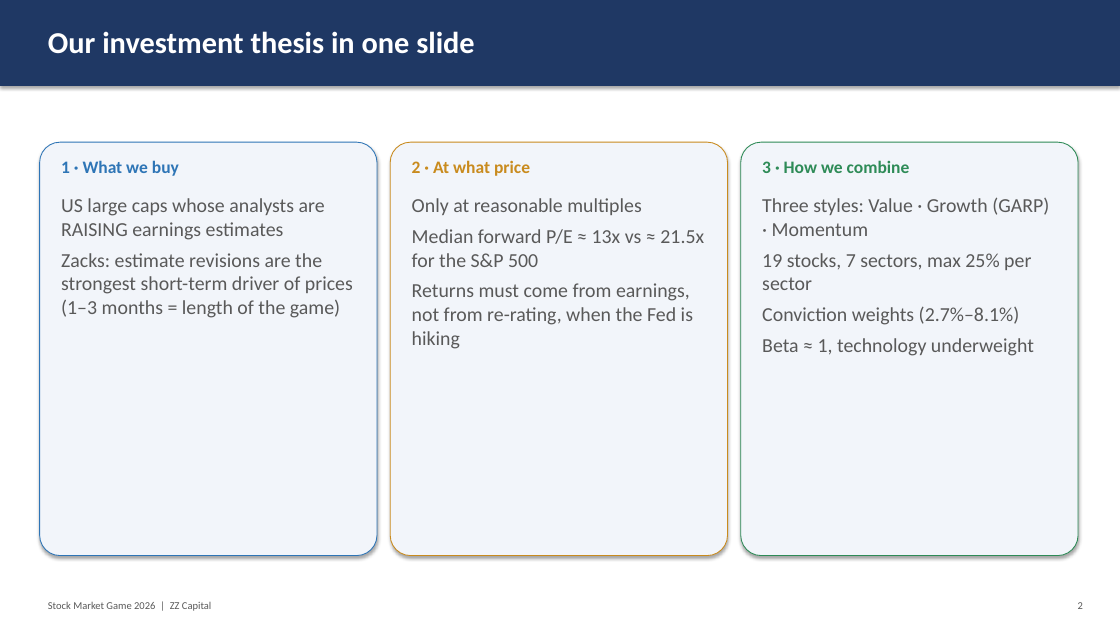
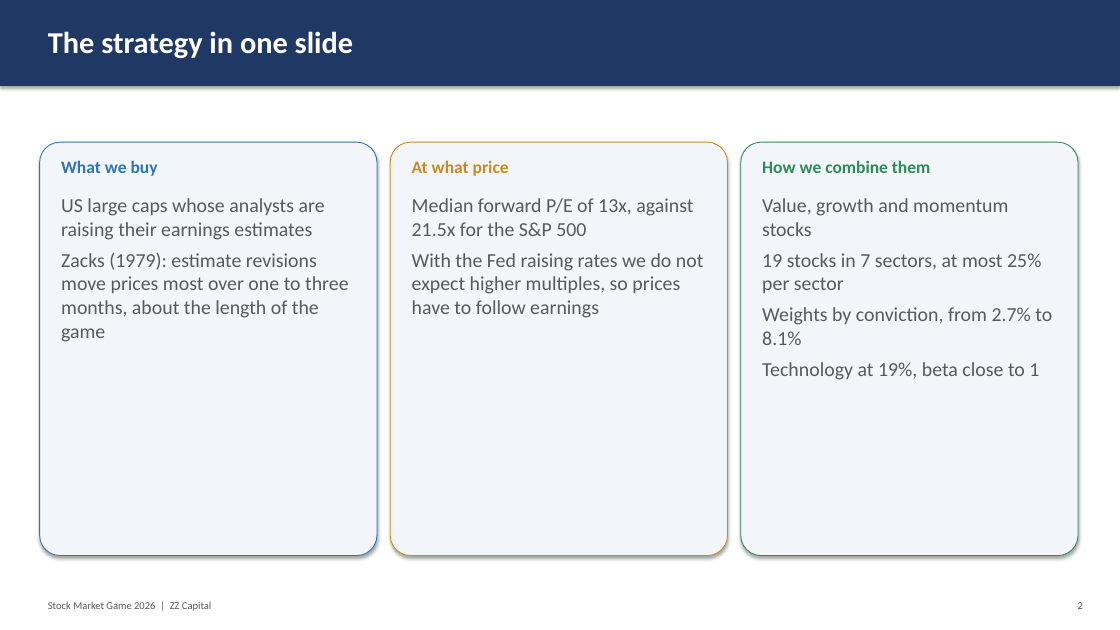
Before and after one commit to cristianozonta220405-afk/Uni, a slide deck: slide 2 of SMG/out/presentazione_strategia.pptx. Drawn at 1120x630 pixels with LibreOffice and Linux fonts; fonts in the diff are those of the drawing. Boxes give left, top, right and bottom in pixels: in the first picture for what was removed or moved away, otherwise in the second. Text is boxed around its words. In the diff, an @@ line names an element or a change of style, - is before the commit and + after.

```diff
--- a/SMG/out/presentazione_strategia.pptx
+++ b/SMG/out/presentazione_strategia.pptx
@@ text at (48, 31, 353, 58): text changed @@
-Our investment thesis in one slide
+The strategy in one slide
@@ text at (61, 160, 158, 176): text changed @@
-1 · What we buy
+What we buy
@@ text at (412, 160, 509, 176): text changed @@
-2 · At what price
+At what price
@@ text at (762, 160, 930, 173): text changed @@
-3 · How we combine
+How we combine them
@@ text at (61, 198, 348, 342): text changed @@
-US large caps whose analysts are RAISING earnings estimates
-Zacks: estimate revisions are the strongest short-term driver of prices (1–3 months = length of the game)
+US large caps whose analysts are raising their earnings estimates
+Zacks (1979): estimate revisions move prices most over one to three months, about the length of the game
@@ text at (412, 198, 704, 318): text changed @@
-Only at reasonable multiples
-Median forward P/E ≈ 13x vs ≈ 21.5x for the S&P 500
-Returns must come from earnings, not from re-rating, when the Fed is hiking
+Median forward P/E of 13x, against 21.5x for the S&P 500
+With the Fed raising rates we do not expect higher multiples, so prices have to follow earnings
@@ text at (762, 198, 1052, 380): text changed @@
-Three styles: Value · Growth (GARP) · Momentum
-19 stocks, 7 sectors, max 25% per sector
-Conviction weights (2.7%–8.1%)
-Beta ≈ 1, technology underweight
+Value, growth and momentum stocks
+19 stocks in 7 sectors, at most 25% per sector
+Weights by conviction, from 2.7% to 8.1%
+Technology at 19%, beta close to 1
```
Also in this commit, not shown: 11 other slides changed, 1 other file.
